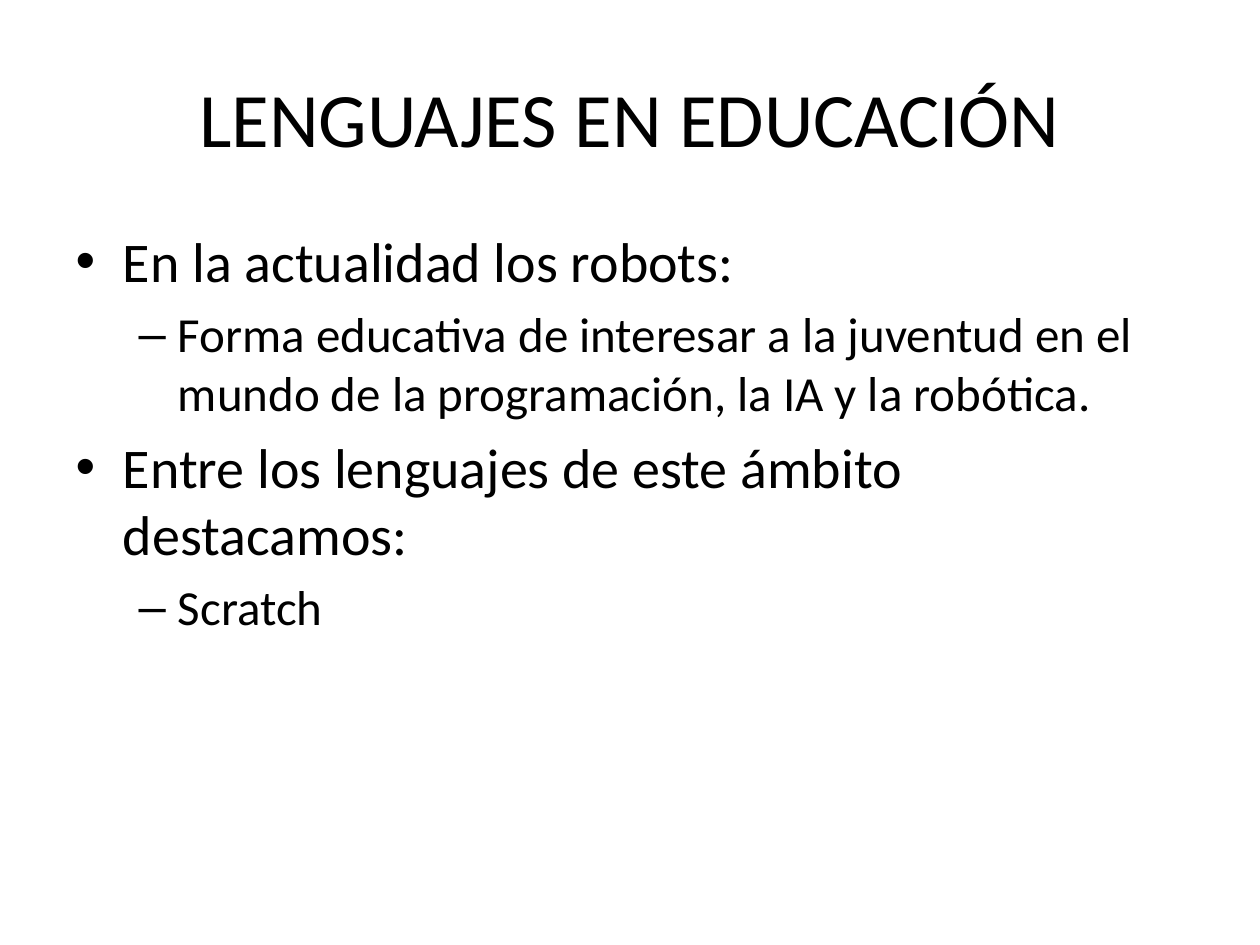
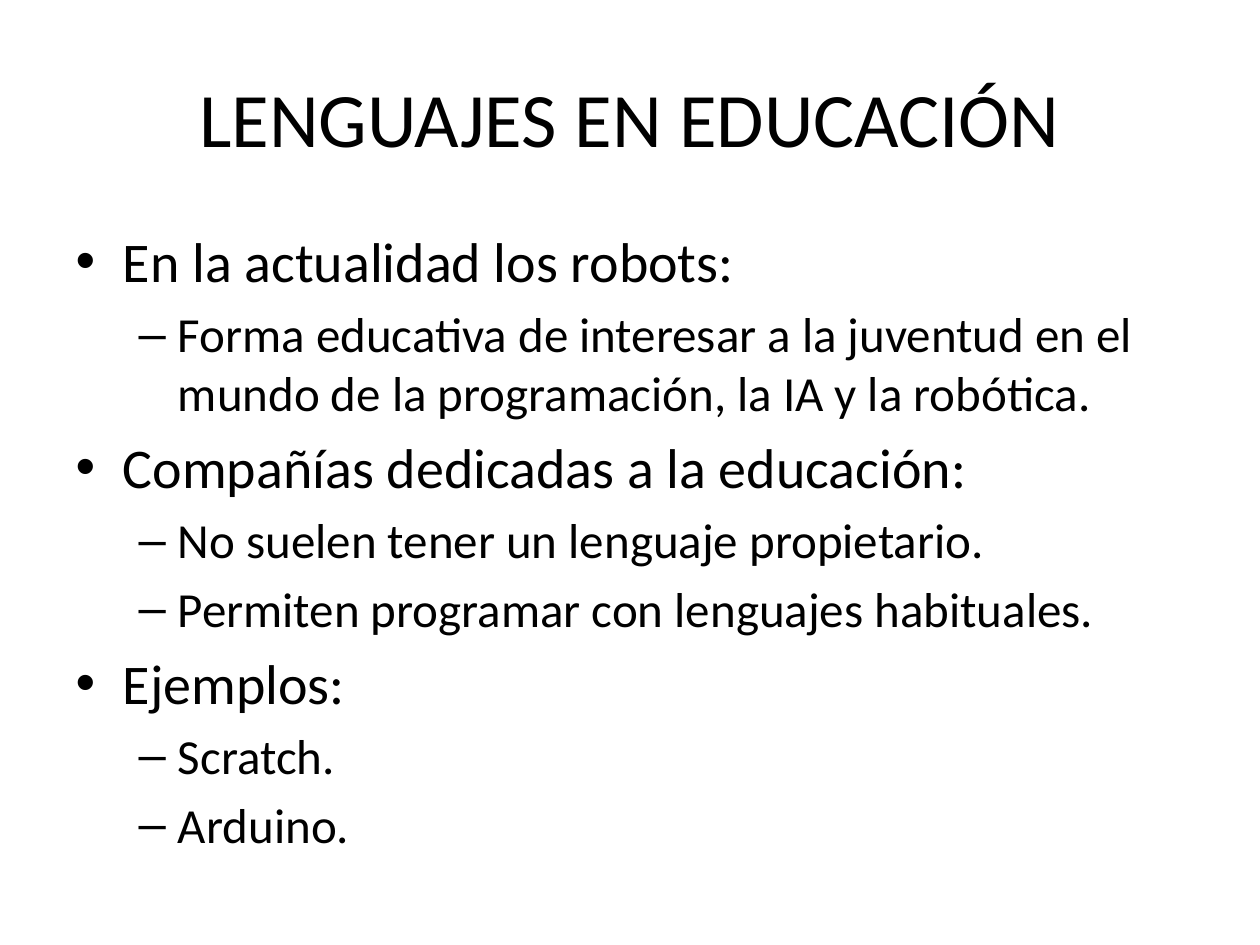
Before and after one commit to yerimattilatvala/DLP, a slide deck: slide 25 of P2/Presentacion.pptx. Drawn at 1260x945 pixels with LibreOffice and Linux fonts; fonts in the diff are those of the drawing. Boxes give left, top, right and bottom in pixels: in the first picture for what was removed or moved away, otherwise in the second. Text is boxed around its words. In the diff, an @@ line names an element or a change of style, - is before the commit and + after.

```diff
--- a/P2/Presentacion.pptx
+++ b/P2/Presentacion.pptx
@@ text at <box>123,449,1093,844</box>: text changed; size 32 to 28 pt @@
-• Entre los lenguajes de este ámbito destacamos:
-  – Scratch
+• Compañías dedicadas a la educación:
+  – No suelen tener un lenguaje propietario.
+  – Permiten programar con lenguajes habituales.
+• Ejemplos:
+  – Scratch.
+  – Arduino.
```
Also in this commit, not shown: 3 other slides changed, 6 slides added, 2 slides removed.
